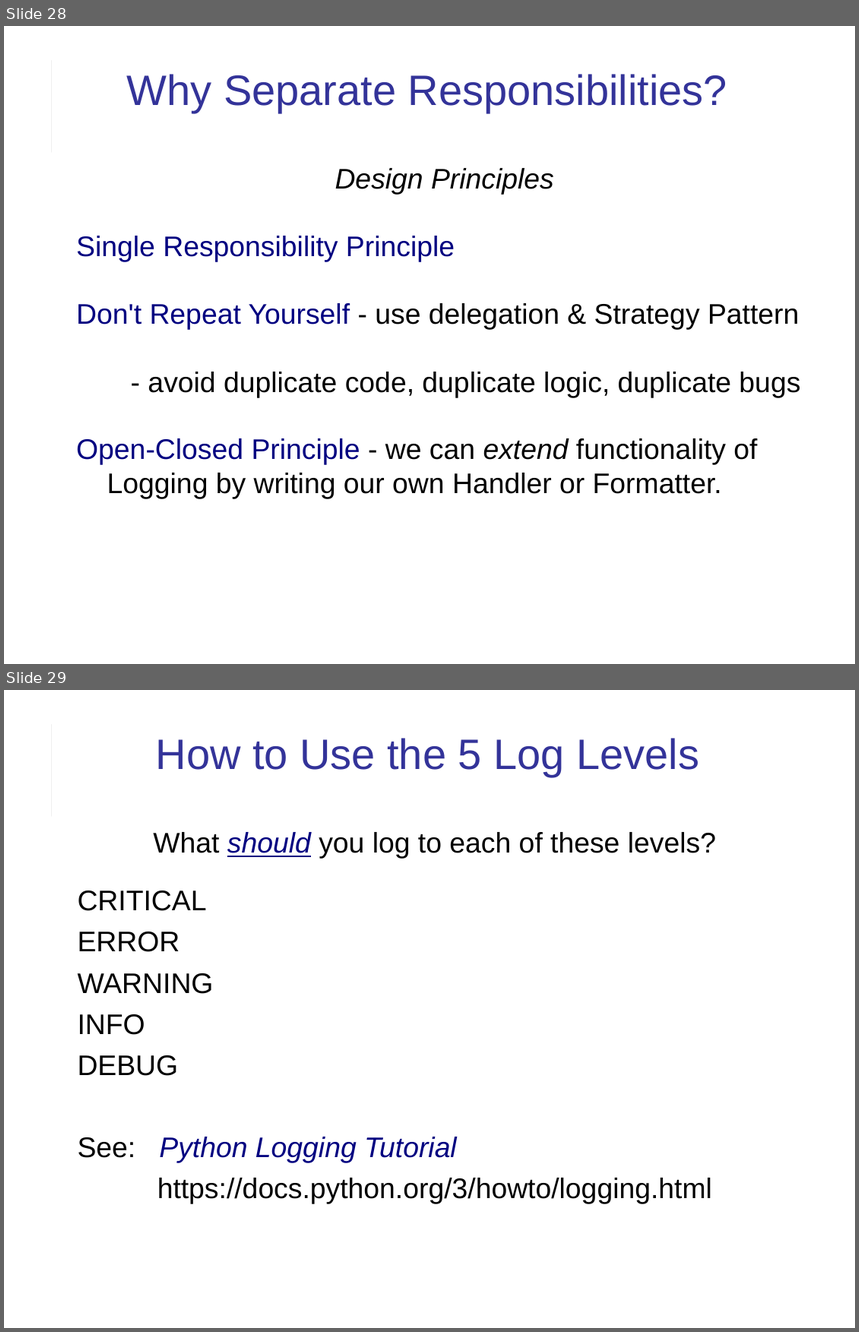
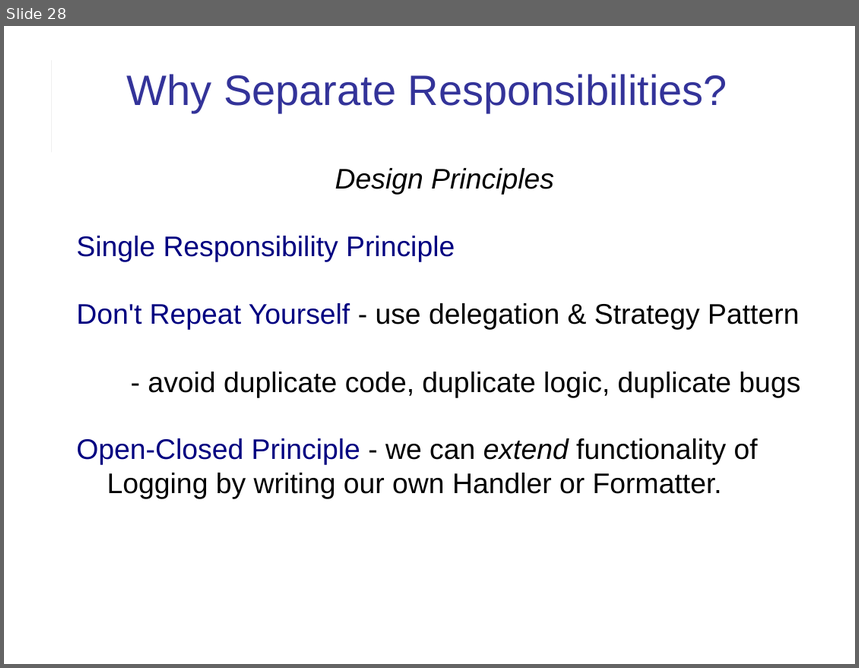
Before and after one commit to cpske/ISP, a slide deck: logging/Logging.ppt. Shown one above the other, each under a label of ours: slides 28 and 29 before the commit, slide 28 after it. The pictures are 859x1332 and 859x668 pixels, drawn with LibreOffice and Linux fonts; fonts in the diff are those of the drawing. Boxes give left, top, right and bottom in pixels: in the first picture for what was removed or moved away, otherwise in the second. Text is boxed around its words. In the diff, an @@ line names an element or a change of style, - is before the commit and + after.

Commit message:
update instructions for logging practice. Include factor.py

```diff
--- a/logging/Logging.ppt
+++ b/logging/Logging.ppt
@@ slide 29 removed at [4, 690, 855, 1328], background #FFFFFF; not listed: 2 template elements that a slide beside it also shows @@
@@ title removed at [156, 738, 699, 777] @@
-How to Use the 5 Log Levels
@@ text removed at [78, 832, 716, 1205] @@
-What should you log to each of these levels?
-CRITICAL
-ERROR
-WARNING
-INFO
-DEBUG
-See: Python Logging Tutorial
-https://docs.python.org/3/howto/logging.html
```
Also in this commit, not shown: 8 slides changed, 3 other files.
